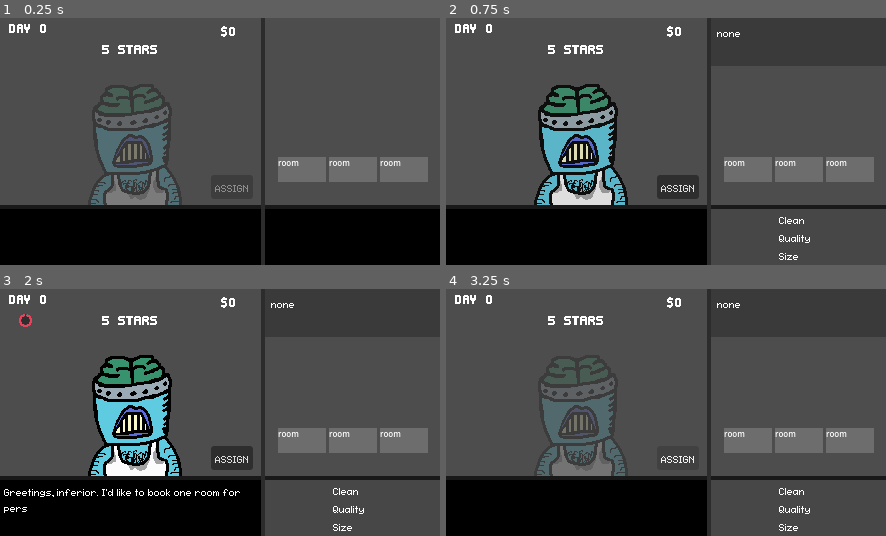
Above: before the commit, frames 1-4 (two rows, left to right).
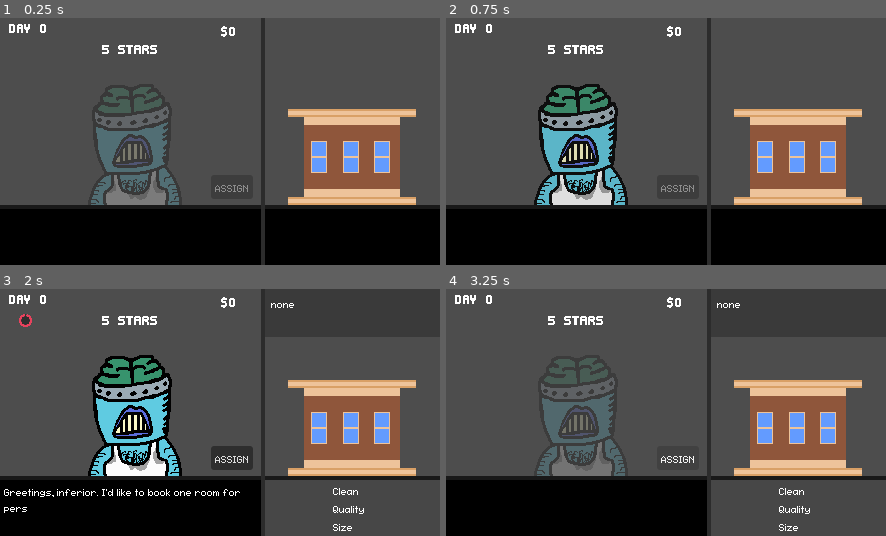
Above: after the commit, the same moments.

Repository: fawfle/brackeys-2026.1
Game: Godot game, scene res://scenes/game_scene.tscn
Same seed, same stepped clock (60 frames per second), same inputs: the game is played once before the commit and once after it.
Inputs (mouse positions are in pixels of both pictures, inside the frame that each line leads up to):
- Up to frame 1 (0.25 s): no input
- Up to frame 2 (0.75 s): click (749, 168) at 0.5 s, where only the run before the commit has a clickable "room"
- Up to frame 3 (2 s): click (321, 427) at 1.27 s
- Up to frame 4 (3.25 s): click (578, 506) at 2 s; click "ASSIGN" at 2.75 s

The runs differ from the first frame. In frame 1, 10% of the frame differs, in the area x 63-98%, y 36-76%; in frame 2, 19%, in the area x 48-100%, y 5-100%; in frame 3, 10%; in frame 4, 10%.

Commit message:
added hotel ui elements

Diff:
--- /dev/null
+++ b/scenes/hotel/hotel.tscn
@@ -0,0 +1,8 @@
+[gd_scene format=3 uid="uid://77p6p1b14sjc"]
+
+[ext_resource type="Texture2D" uid="uid://crjlh5bomrb3d" path="res://sprites/ui/Hotel.png" id="1_urtm0"]
+
+[node name="Hotel" type="Node2D" unique_id=1354698565]
+
+[node name="Sprite2D" type="Sprite2D" parent="." unique_id=613553792]
+texture = ExtResource("1_urtm0")
--- a/scenes/hotel/room.tscn
+++ b/scenes/hotel/room.tscn
@@ -1,6 +1,7 @@
 [gd_scene format=3 uid="uid://4gii0y616804"]
 
 [ext_resource type="Script" uid="uid://bfjv0sjmcksyh" path="res://scripts/room.gd" id="1_4oh1f"]
+[ext_resource type="Texture2D" uid="uid://ebhf3blxk1xd" path="res://sprites/ui/Window.png" id="2_3qhai"]
 
 [node name="Room" type="Control" unique_id=963365455 groups=["room"]]
 layout_mode = 3
@@ -11,28 +12,21 @@
 
 [node name="TextureButton" type="TextureButton" parent="." unique_id=692431399]
 layout_mode = 1
-anchors_preset = 15
-anchor_right = 1.0
-anchor_bottom = 1.0
+anchors_preset = -1
+anchor_left = -0.101
+anchor_top = -0.68700004
+anchor_right = 0.1
+anchor_bottom = 0.693
+offset_left = -0.12199974
+offset_top = -0.1989994
+offset_right = 0.19999981
+offset_bottom = 0.06099987
 grow_horizontal = 2
 grow_vertical = 2
 
-[node name="ColorRect" type="ColorRect" parent="TextureButton" unique_id=256581676]
-layout_mode = 1
-anchors_preset = 15
-anchor_right = 1.0
-anchor_bottom = 1.0
-grow_horizontal = 2
-grow_vertical = 2
-mouse_filter = 2
-color = Color(0.42710263, 0.42710263, 0.42710263, 1)
-
-[node name="Label" type="Label" parent="TextureButton" unique_id=1754139443]
-layout_mode = 0
-offset_right = 40.0
-offset_bottom = 23.0
-theme_override_font_sizes/font_size = 8
-text = "room"
+[node name="Sprite2D" type="Sprite2D" parent="." unique_id=1355824653]
+texture = ExtResource("2_3qhai")
+hframes = 2
 
 [connection signal="button_down" from="TextureButton" to="." method="_on_texture_button_button_down"]
 [connection signal="mouse_entered" from="TextureButton" to="." method="_on_texture_button_mouse_entered"]
--- a/scenes/hotel_window.tscn
+++ b/scenes/hotel_window.tscn
@@ -1,9 +1,10 @@
-[gd_scene format=3 uid="uid://bntofo8m6s6ra"]
-
-[ext_resource type="Script" uid="uid://dby1dcjvrtap5" path="res://scripts/hotel.gd" id="1_3n61i"]
+[gd_scene format=3 uid="uid://ceqg5c0cug0tq"]
+
+[ext_resource type="Script" path="res://scripts/hotel.gd" id="1_3n61i"]
 [ext_resource type="PackedScene" uid="uid://4gii0y616804" path="res://scenes/hotel/room.tscn" id="1_6fsk1"]
 [ext_resource type="FontFile" uid="uid://bnw2vf51g52tq" path="res://fonts/fs-pixel-sans-unicode-regular.ttf" id="3_43vyb"]
 [ext_resource type="PackedScene" uid="uid://cv2oiqhjqdy6a" path="res://scenes/ui/room_info_menu.tscn" id="4_16lx5"]
+[ext_resource type="PackedScene" uid="uid://77p6p1b14sjc" path="res://scenes/hotel/hotel.tscn" id="5_0w18b"]
 
 [node name="HotelWindow" type="Control" unique_id=1529008732]
 layout_mode = 3
@@ -15,6 +16,11 @@
 grow_vertical = 2
 script = ExtResource("1_3n61i")
 
+[node name="HotelView" type="Node2D" parent="." unique_id=2022723896]
+
+[node name="Hotel" parent="HotelView" unique_id=1354698565 instance=ExtResource("5_0w18b")]
+position = Vector2(87, 139)
+
 [node name="HotelBar" type="ColorRect" parent="." unique_id=1135708921]
 layout_mode = 1
 anchors_preset = 12
@@ -57,10 +63,10 @@
 anchor_top = 1.0
 anchor_right = 0.5
 anchor_bottom = 1.0
-offset_left = -74.5
+offset_left = -33.5
 offset_top = -47.0
-offset_right = -26.5
-offset_bottom = -22.0
+offset_right = -33.5
+offset_bottom = -47.0
 grow_horizontal = 2
 grow_vertical = 0
 
@@ -71,10 +77,10 @@
 anchor_top = 1.0
 anchor_right = 0.5
 anchor_bottom = 1.0
-offset_left = -23.5
+offset_left = -1.5
 offset_top = -47.0
-offset_right = 24.5
-offset_bottom = -22.0
+offset_right = -1.5
+offset_bottom = -47.0
 grow_horizontal = 2
 grow_vertical = 0
 location = Vector2(1, 0)
@@ -86,10 +92,10 @@
 anchor_top = 1.0
 anchor_right = 0.5
 anchor_bottom = 1.0
-offset_left = 27.5
+offset_left = 29.5
 offset_top = -47.0
-offset_right = 75.5
-offset_bottom = -22.0
+offset_right = 29.5
+offset_bottom = -47.0
 grow_horizontal = 2
 grow_vertical = 0
 location = Vector2(1, 0)
Binary file added: sprites/ui/Hotel.png
Not shown, added: sprites/ui/Hotel.png.import
Binary file added: sprites/ui/Window.png
Not shown, added: sprites/ui/Window.png.import
Binary file added: sprites/ui/source/Hotel.aseprite
Binary file added: sprites/ui/source/Window.aseprite
